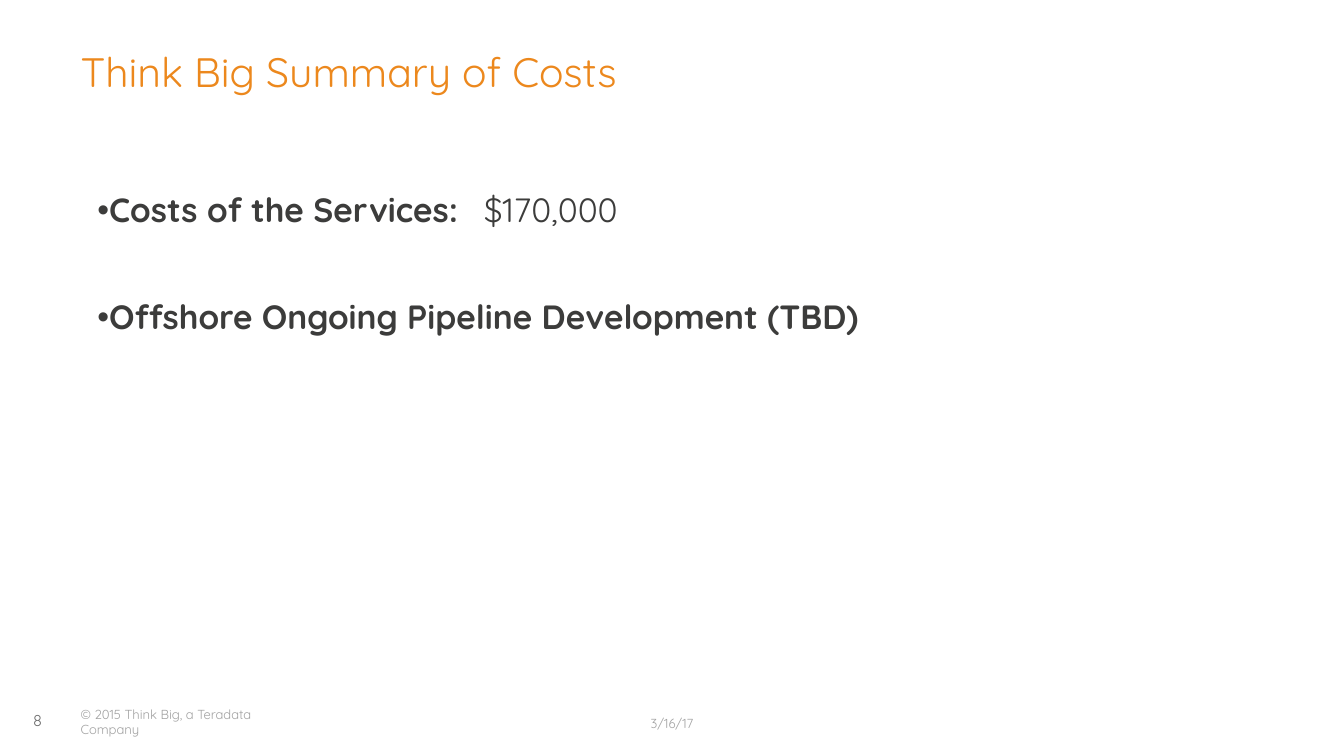
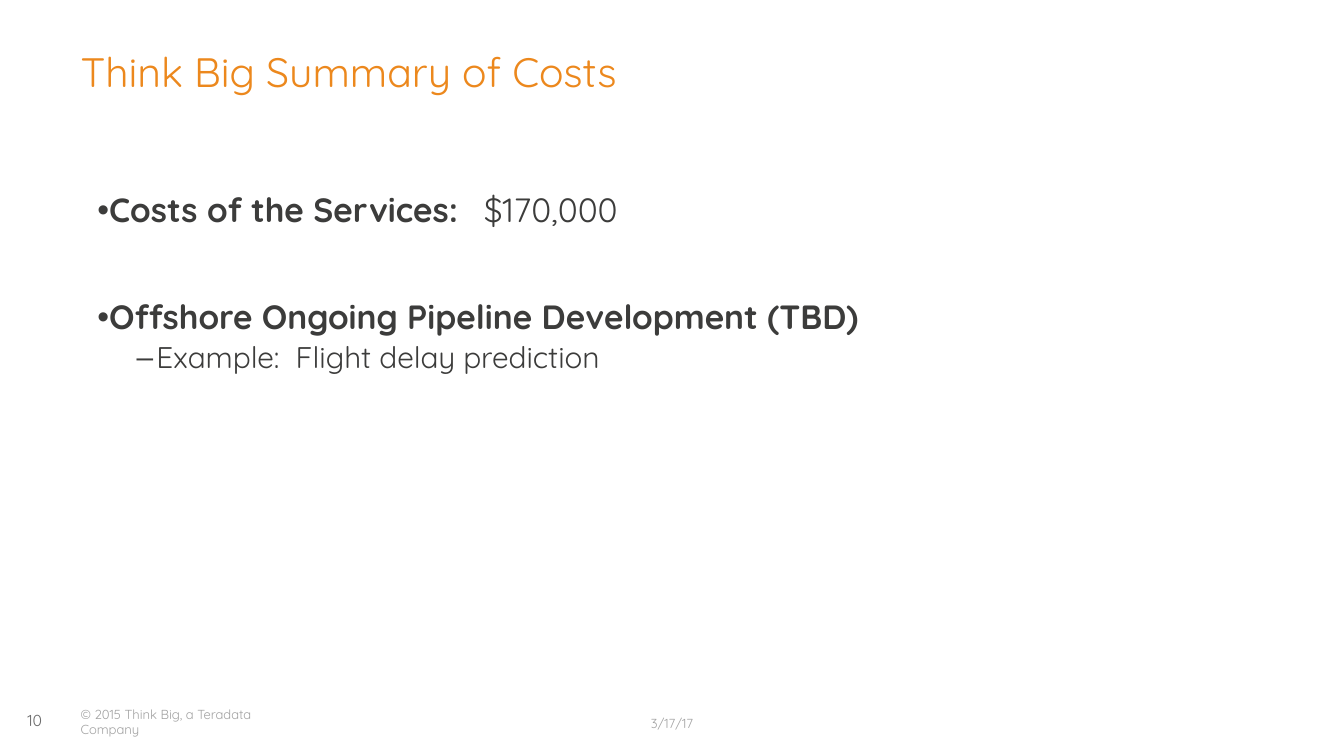
Before and after one commit to georgios-tsolakis-td/Bootcamp_Mar17_London, a slide deck: slide 10 of Team Unknown (Team 2)/Roadmap_Skynet.pptx (slide 8 before the commit). Drawn at 1344x756 pixels with LibreOffice and Linux fonts; fonts in the diff are those of the drawing; background and template pictures are left out. Boxes give left, top, right and bottom in pixels: in the first picture for what was removed or moved away, otherwise in the second. Text is boxed around its words. In the diff, an @@ line names an element or a change of style, - is before the commit and + after.

```diff
--- a/Team Unknown (Team 2)/Roadmap_Skynet.pptx
+++ b/Team Unknown (Team 2)/Roadmap_Skynet.pptx
@@ text at [156, 346, 599, 374]: paragraph added @@
+  – Example: Flight delay prediction
@@ page number at [27, 715, 42, 726]: text changed @@
-8
+10
@@ text at [651, 718, 693, 729]: text changed @@
-3/16/17
+3/17/17
```
Also in this commit, not shown: 4 other slides changed, 1 slide added, 1 slide removed.
